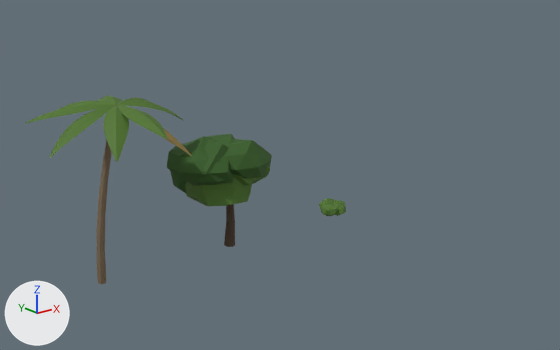
A saved change to the glTF model godot/assets/models/vegetation.glb.
Both versions are drawn from a 50 mm lens placed at (-15.7, -34.2, 17.2), pointed at (13.1, 1.8, 2.8). Lighting does not change. The marker at lower left points along +X, +Y and +Z. The older version comes first.

The scene before the commit, as lines of its bpy script (objects in view):
```python
me_veg_arbre = bpy.data.meshes.new('veg_arbre')
me_veg_arbre.from_pydata(...)  # 522 vertices, 948 faces; spans x -3.57..2.26, y -2.42..3.17, z -0.02..6.72
# faces by material slot: [68, 560, 320]
me_veg_arbre.materials.append(mat_veg_ecorce)  # brown #4c3d2e
me_veg_arbre.materials.append(mat_veg_feuillage)  # dark green #335c1f
me_veg_arbre.materials.append(mat_veg_feuillage_clair)  # dark green #4c7329
me_veg_buisson = bpy.data.meshes.new('veg_buisson')
me_veg_buisson.from_pydata(...)  # 48 vertices, 80 faces; spans x -0.89..1.01, y -0.84..1.03, z -0.2..1.05
me_veg_buisson.materials.append(mat_veg_feuillage_clair)  # dark green #4c7329
me_veg_cocotier = bpy.data.meshes.new('veg_cocotier')
me_veg_cocotier.from_pydata(...)  # 383 vertices, 548 faces; spans x -2.54..5.35, y -4.16..4.23, z 0.0..9.14
# faces by material slot: [160, 256, 32, 100]
me_veg_cocotier.materials.append(mat_veg_ecorce_cocotier)  # brown #78664f
me_veg_cocotier.materials.append(mat_veg_palme)  # dark green #4c7324
me_veg_cocotier.materials.append(mat_veg_palme_seche)  # yellow #8c7840
me_veg_cocotier.materials.append(mat_veg_noix)  # dark green #596b1f
ob_veg_arbre = bpy.data.objects.new('veg_arbre', me_veg_arbre)
ob_veg_arbre.location = (8.0, 0.0, 0.0)
ob_veg_buisson = bpy.data.objects.new('veg_buisson', me_veg_buisson)
ob_veg_buisson.location = (16.0, 0.0, 0.0)
ob_veg_cocotier = bpy.data.objects.new('veg_cocotier', me_veg_cocotier)
ob_veg_cocotier.location = (0.0, 0.0, 0.0)
```
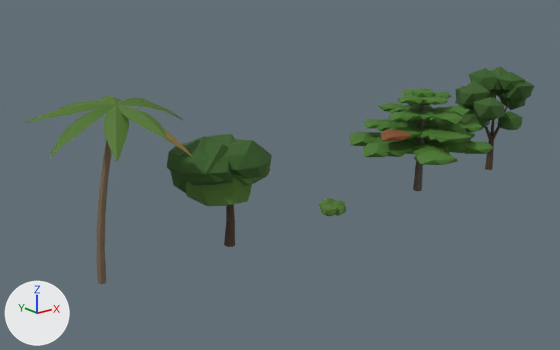
The change, as a diff of the scene's bpy script:
```diff
--- a/godot/assets/models/vegetation.glb.py
+++ b/godot/assets/models/vegetation.glb.py
@@ mat_veg_feuillage_neem @@
+mat_veg_feuillage_neem = principled_material('veg_feuillage_neem')
+mat_veg_feuillage_neem.base_color = (0.0397, 0.113, 0.0153)  # dark green #385e21
+mat_veg_feuillage_neem.roughness = 0.8
@@ mat_veg_feuillage_badamier @@
+mat_veg_feuillage_badamier = principled_material('veg_feuillage_badamier')
+mat_veg_feuillage_badamier.base_color = (0.0593, 0.179, 0.0196)  # dark green #457526
+mat_veg_feuillage_badamier.roughness = 0.75
@@ mat_veg_ecorce_grise @@
+mat_veg_ecorce_grise = principled_material('veg_ecorce_grise')
+mat_veg_ecorce_grise.base_color = (0.107, 0.089, 0.0684)  # brown #5c544a
+mat_veg_ecorce_grise.roughness = 0.85
@@ mat_veg_feuillage_rougi @@
+mat_veg_feuillage_rougi = principled_material('veg_feuillage_rougi')
+mat_veg_feuillage_rougi.base_color = (0.214, 0.0732, 0.0174)  # brown #7f4c24
+mat_veg_feuillage_rougi.roughness = 0.8
@@ me_veg_neem @@
+me_veg_neem.from_pydata(...)  # 270 vertices, 424 faces; spans x -2.79..2.98, y -2.37..3.01, z -0.01..7.7
+# faces by material slot: [104, 240, 80]
+me_veg_neem.materials.append(mat_veg_ecorce)  # brown #4c3d2e
+me_veg_neem.materials.append(mat_veg_feuillage_neem)  # dark green #385e21
+me_veg_neem.materials.append(mat_veg_feuillage)  # dark green #335c1f
@@ me_veg_badamier @@
+me_veg_badamier.from_pydata(...)  # 1115 vertices, 1748 faces; spans x -4.99..4.95, y -4.52..4.49, z -0.01..7.19
+# faces by material slot: [468, 1240, 40]
+me_veg_badamier.materials.append(mat_veg_ecorce_grise)  # brown #5c544a
+me_veg_badamier.materials.append(mat_veg_feuillage_badamier)  # dark green #457526
+me_veg_badamier.materials.append(mat_veg_feuillage_rougi)  # brown #7f4c24
@@ ob_veg_neem @@
+ob_veg_neem = bpy.data.objects.new('veg_neem', me_veg_neem)
+ob_veg_neem.location = (32.0, 0.0, 0.0)
@@ ob_veg_badamier @@
+ob_veg_badamier = bpy.data.objects.new('veg_badamier', me_veg_badamier)
+ob_veg_badamier.location = (24.0, 0.0, 0.0)
```

What differs and where, as boxes (x1, y1, x2, y2) in the pictures (560 x 350 px):
'veg_badamier', added
    after: (349, 88, 494, 191)
    faces in mat_veg_feuillage_badamier (dark green #457526): (349, 88, 494, 165)
    faces in mat_veg_ecorce_grise (brown #5c544a): (413, 103, 432, 191)
    faces in mat_veg_feuillage_rougi (brown #7f4c24): (381, 120, 444, 141)
'veg_neem', added
    after: (455, 66, 534, 170)
    faces in mat_veg_feuillage_neem (dark green #385e21): (455, 66, 526, 128)
    faces in mat_veg_feuillage (dark green #335c1f): (468, 68, 534, 130)
    faces in mat_veg_ecorce (brown #4c3d2e): (484, 96, 509, 170)
